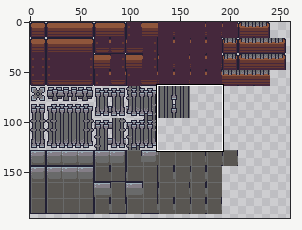
Two states of a sprite sheet, Assets/Sprites/level-tilemap.png. Above: a wide view before the commit, with the close-up outlined.
Close-up. Old version:
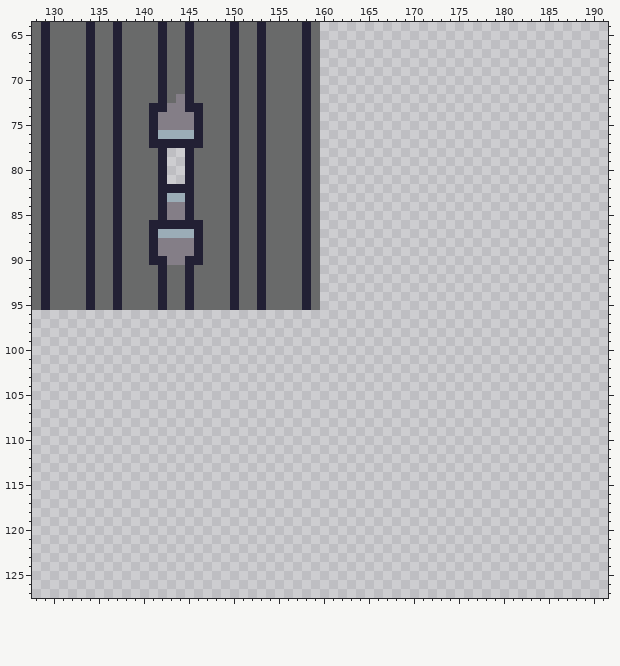
The file is 320x256 pixels. Shown: x 128..191, y 64..127. The wide view leaves out empty margins.
After the commit:
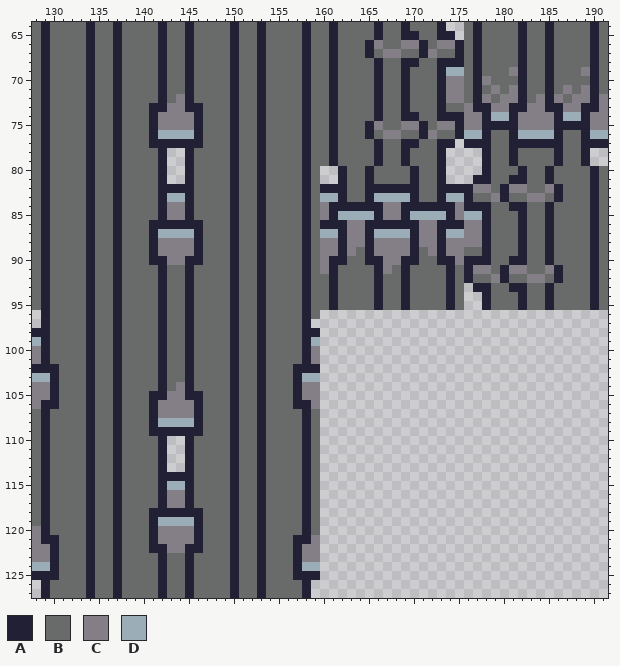
Palette (. is transparent): A #222034  B #696a6a  C #847e87  D #9badb7
The exact change:
Changed rows in their new state; - is an unchanged pixel.
first column x 128:
 64 --------------------------------BABBBBABBABBBA--BABBBBABBABBBBAB
 65 --------------------------------BABBBBABBAABBAA-BABBBBABBABBBBAB
 66 --------------------------------BABBBACBBCCABCCABABBBBABBABBBBAB
 67 --------------------------------BABBBABCCBBACBBABABBBBABBABBBBAB
 68 --------------------------------BABBBBABBAABBAAABABBBBABBABBBBAB
 69 --------------------------------BABBBBABBABBBADDBABBBCABBABBBCAB
 70 --------------------------------BABBBBABBABBBACCBACBBBABBABBBBAB
 71 --------------------------------BABBBBABBABBBACCBABCBCABBABCBCAB
 72 --------------------------------BABBBBABBABBBACCBACBCCABCACBCCAC
 73 --------------------------------BABBBBABBABBBABBCAACCAACCAACCAAC
 74 --------------------------------BABBBBABBAABBAAACCADDACCCCADDACC
 75 --------------------------------BABBBACBBCCABCCACCAAAACCCCAAAACC
 76 --------------------------------BABBBABCCBBACBBADDABBADDDDABBADD
 77 --------------------------------BABBBBABBAABBAA-AAABBAAAAAABBAAA
 78 --------------------------------BABBBBABBABBBA----ABBABBBBABBA--
 79 --------------------------------BABBBBABBABBBA----ABBABBBBABBA--
 80 ----------------------------------ABBABBBBABBA----ABBBABBABBBBAB
 81 ----------------------------------ABBABBBBABBA---AABBAABBABBBBAB
 82 --------------------------------AAABBAAAAAABBAAAACCBACCBBCABBBAB
 83 --------------------------------DDABBADDDDABBADDABBCABBCCBABBBAB
 84 --------------------------------CAAAAAACCAAAAAACAAABBAABBABBBBAB
 85 --------------------------------CADDDDACCADDDDACDDABBBABBABBBBAB
 86 --------------------------------AAACCAAAAAACCAAACCABBBABBABBBBAB
 87 --------------------------------DDACCADDDDACCADDCCABBBABBABBBBAB
 88 --------------------------------CCACCACCCCACCACCCCABBBABBABBBBAB
 89 --------------------------------CCACBACCCCABCACCBBABBBABBABBBBAB
 90 --------------------------------CAABBAACCAABBAACAAABBAABBABBBBAB
 91 --------------------------------CABBBBACBABBBBABACCBACCBBCABBBAB
 92 --------------------------------BABBBBABBABBBBABABBCABBCCBABBBAB
 93 --------------------------------BABBBBABBABBBBAB-AABBAABBABBBBAB
 94 --------------------------------BABBBBABBABBBBAB--ABBBABBABBBBAB
 95 --------------------------------BABBBBABBABBBBAB--ABBBABBABBBBAB
 96 -ABBBBABBABBBBABBABBBBABBABBBBAB--------------------------------
 97 -ABBBBABBABBBBABBABBBBABBABBBBA---------------------------------
 98 AABBBBABBABBBBABBABBBBABBABBBBAA--------------------------------
 99 DABBBBABBABBBBABBABBBBABBABBBBAD--------------------------------
100 CABBBBABBABBBBABBABBBBABBABBBBAC--------------------------------
101 CABBBBABBABBBBABBABBBBABBABBBBAC--------------------------------
102 AAABBBABBABBBBABBABBBBABBABBBAAA--------------------------------
103 DDABBBABBABBBBABBABBBBABBABBBADD--------------------------------
104 CCABBBABBABBBBABCABBBBABBABBBACC--------------------------------
105 CCABBBABBABBBAACCAABBBABBABBBACC--------------------------------
106 CAABBBABBABBBACCCCABBBABBABBBAAC--------------------------------
107 BABBBBABBABBBACCCCABBBABBABBBBAB--------------------------------
108 BABBBBABBABBBADDDDABBBABBABBBBAB--------------------------------
109 BABBBBABBABBBAAAAAABBBABBABBBBAB--------------------------------
110 BABBBBABBABBBBA--ABBBBABBABBBBAB--------------------------------
111 BABBBBABBABBBBA--ABBBBABBABBBBAB--------------------------------
112 BABBBBABBABBBBA--ABBBBABBABBBBAB--------------------------------
113 BABBBBABBABBBBA--ABBBBABBABBBBAB--------------------------------
114 BABBBBABBABBBBAAAABBBBABBABBBBAB--------------------------------
115 BABBBBABBABBBBADDABBBBABBABBBBAB--------------------------------
116 BABBBBABBABBBBACCABBBBABBABBBBAB--------------------------------
117 BABBBBABBABBBBACCABBBBABBABBBBAB--------------------------------
118 BABBBBABBABBBAAAAAABBBABBABBBBAB--------------------------------
119 BABBBBABBABBBADDDDABBBABBABBBBAB--------------------------------
120 CABBBBABBABBBACCCCABBBABBABBBBAB--------------------------------
121 CAABBBABBABBBACCCCABBBABBABBBAAC--------------------------------
122 CCABBBABBABBBAACCAABBBABBABBBACC--------------------------------
123 CCABBBABBABBBBABBABBBBABBABBBACC--------------------------------
124 DDABBBABBABBBBABBABBBBABBABBBADD--------------------------------
125 AAABBBABBABBBBABBABBBBABBABBBAAA--------------------------------
126 -ABBBBABBABBBBABBABBBBABBABBBBA---------------------------------
127 -ABBBBABBABBBBABBABBBBABBABBBBA---------------------------------
